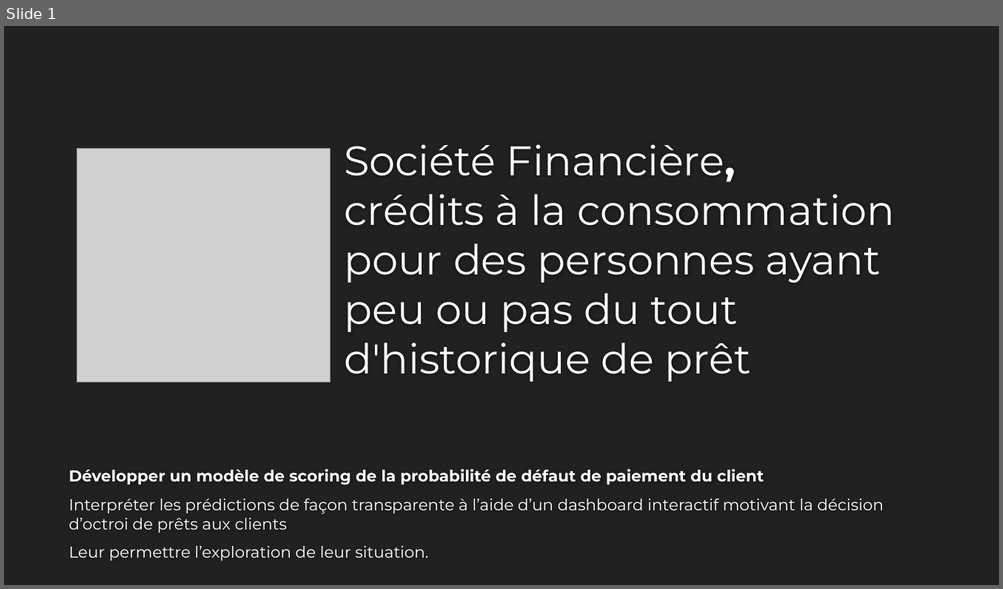
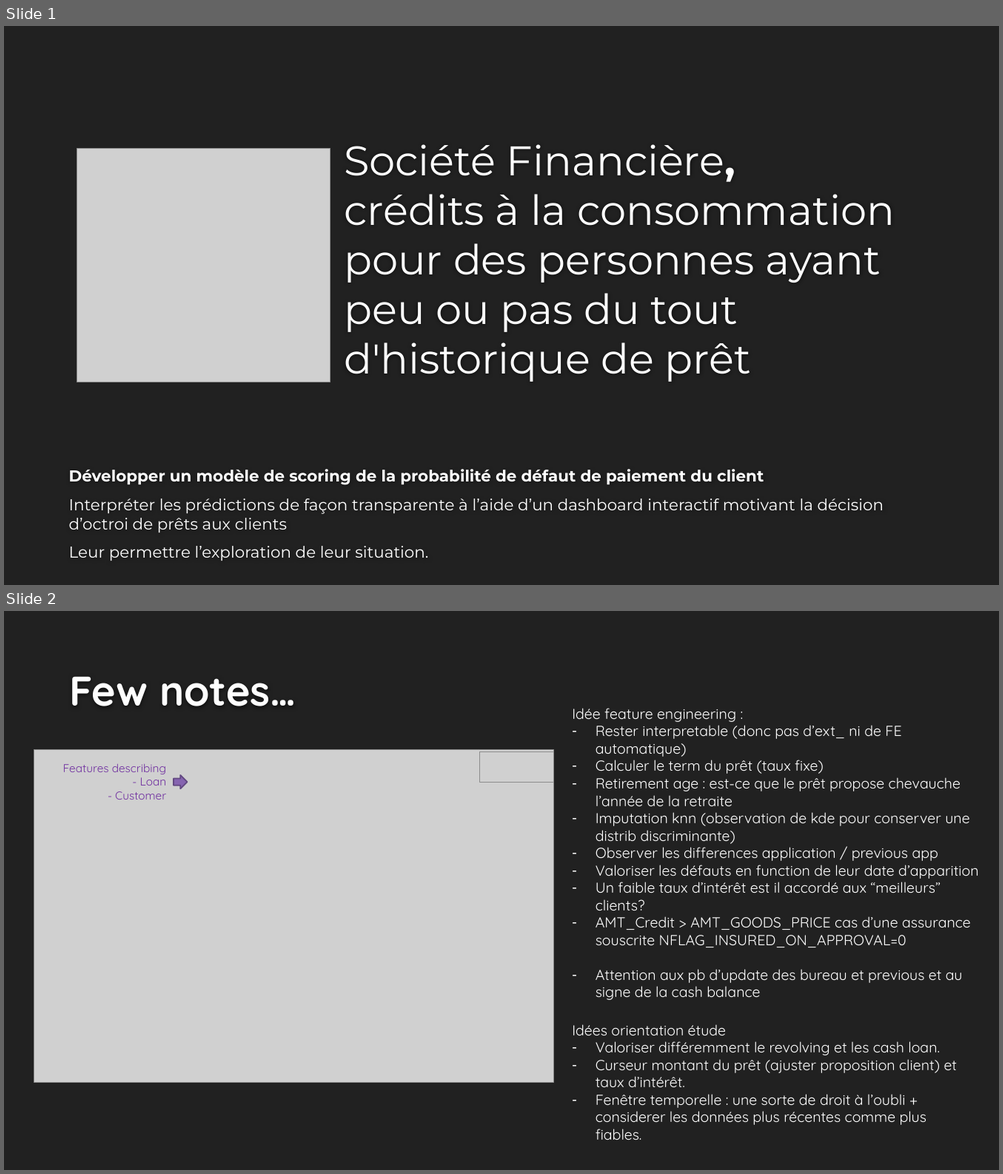
Before and after one commit to EtienneLardeur/P7_Scoring, a slide deck: P7_Support.pptx. Shown one above the other, each under a label of ours: slide 1 before the commit, slides 1 and 2 after it. The pictures are 1003x589 and 1003x1174 pixels, drawn with LibreOffice and Linux fonts; fonts in the diff are those of the drawing; grey boxes stand for pictures; background and template pictures are left out. Boxes give left, top, right and bottom in pixels: in the first picture for what was removed or moved away, otherwise in the second. Text is boxed around its words. In the diff, an @@ line names an element or a change of style, - is before the commit and + after.

```diff
--- a/P7_Support.pptx
+++ b/P7_Support.pptx
@@ slide 2 added at [4, 611, 999, 1170], background #212121 @@
@@ title added at [69, 677, 296, 706], 40 pt, text #FEFEFE, bold @@
+Few notes…
@@ text added at [572, 708, 978, 1000], 14 pt, text #FFFFFF @@
+Idée feature engineering :
+– Rester interpretable (donc pas d’ext_ ni de FE automatique)
+– Calculer le term du prêt (taux fixe)
+– Retirement age : est-ce que le prêt propose chevauche l’année de la retraite
+– Imputation knn (observation de kde pour conserver une distrib discriminante)
+– Observer les differences application / previous app
+– Valoriser les défauts en function de leur date d’apparition
+– Un faible taux d’intérêt est il accordé aux “meilleurs” clients?
+– AMT_Credit > AMT_GOODS_PRICE cas d’une assurance souscrite NFLAG_INSURED_ON_APPROVAL=0
+– Attention aux pb d’update des bureau et previous et au signe de la cash balance
@@ picture added at [34, 750, 554, 1083] @@
@@ text added at [63, 764, 167, 800], 11 pt, text #7030A0 @@
+Features describing
+- Loan
+- Customer
@@ picture added at [479, 752, 553, 783] @@
@@ right arrow added at [173, 775, 187, 789], fill #8664B0, outline #634A82 1.25 pt @@
@@ text added at [572, 1025, 957, 1140], 14 pt, text #FFFFFF @@
+Idées orientation étude
+– Valoriser différemment le revolving et les cash loan.
+– Curseur montant du prêt (ajuster proposition client) et taux d’intérêt.
+– Fenêtre temporelle : une sorte de droit à l’oubli + considerer les données plus récentes comme plus fiables.
```
Also in this commit, not shown: 11 other slides added, 1 slide removed.
